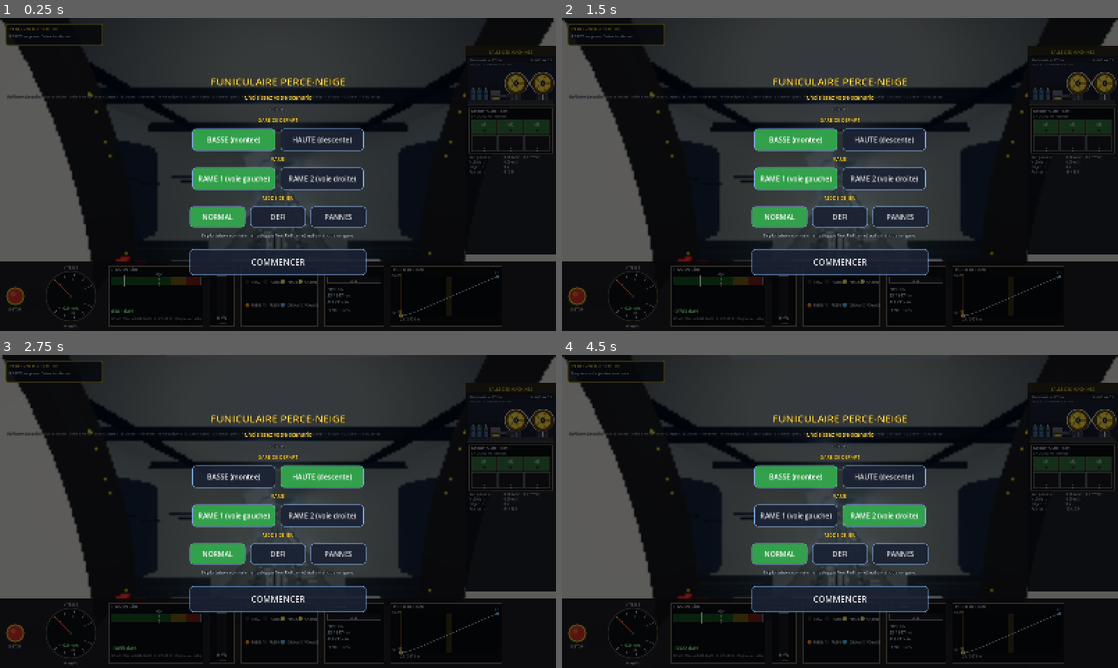
Above: before the commit, frames 1-4 (two rows, left to right).
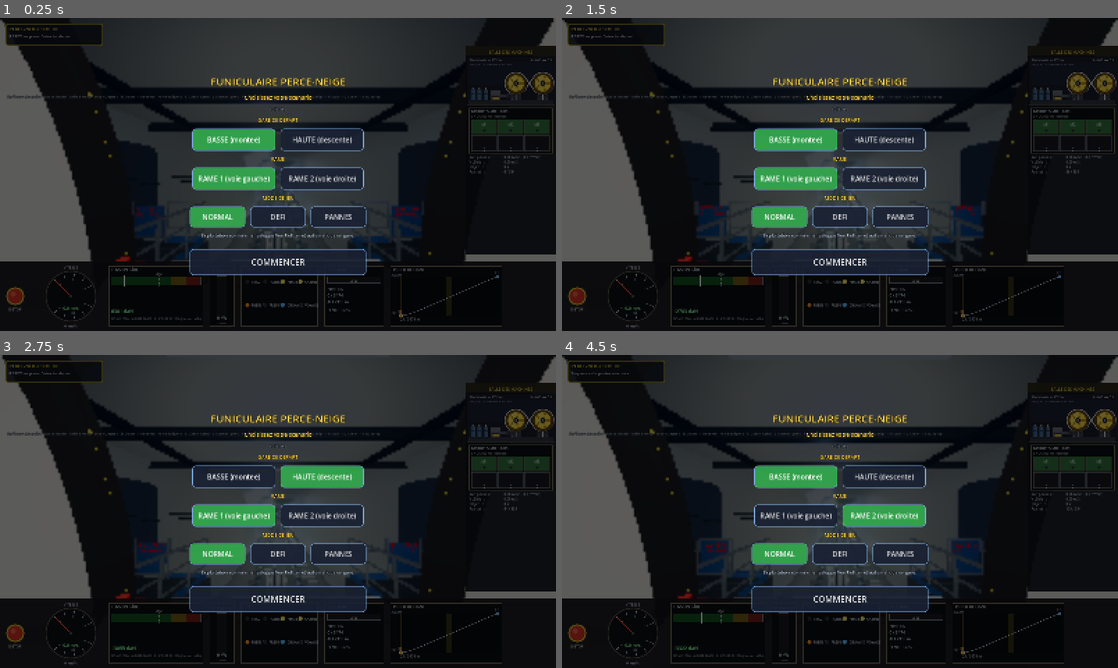
Above: after the commit, the same moments.

Repository: ARP273-ROSE/perce-neige-sim
Game: Godot game, scene res://scenes/main.tscn
Two runs of this game, one before a commit and one after it. Both use one fixed random seed, a clock stepped at 60 frames per second and the inputs below. Sound files missing from this copy of the repository are replaced by a short silence.
Inputs (mouse positions are in pixels of both pictures, inside the frame that each line leads up to):
- Up to frame 1 (0.25 s): no input
- Up to frame 2 (1.5 s): click "NORMAL" at 0.5 s; click "NORMAL" at 1.25 s
- Up to frame 3 (2.75 s): click "BASSE (montee)" at 2 s
- Up to frame 4 (4.5 s): click "HAUTE (descente)" at 2.75 s; click "RAME 1 (voie gauche)" at 3.5 s; tap Enter (ready_depart) at 4.25 s; move the mouse to (962, 495) at 4.27 s; hold D from 4.28 s (still down); tap Shift (emergency) at 4.35 s; click (962, 495) at 4.42 s

The runs differ from the first frame. In frame 1, 0.7% of the frame differs, in the area x 24-76%, y 60-92%; in frame 2, 1.0%; in frame 3, 1.0%; in frame 4, 1.0%, in the area x 25-76%, y 58-92%.

Commit message:
v1.15.64 — garde-corps de haut de quai, compteur et vitesse du pupitre, roues qui suivent la rame

Diff:
--- a/godot_project/bench_portes_3d.gd
+++ b/godot_project/bench_portes_3d.gd
@@ -161,9 +161,12 @@
 	var t_vide := -1.0
 	var t_ouvert := -1.0
 	var max_apres_vide := 0
+	var compteur: float = -1.0
 	while t < 200.0:
 		ph.step(dt)
 		t += dt
+		if ph.finished and compteur < 0.0:
+			compteur = PNConstants.distance_compteur(ph.s, ph.direction)
 		if ph.doors_open and t_ouvert < 0.0:
 			t_ouvert = t
 		if t_ouvert > 0.0 and not vide_vu and ph.pax_car1 == 0 and ph.pax_car2 == 0:
@@ -173,8 +176,12 @@
 			max_apres_vide = maxi(max_apres_vide, ph.pax_car1 + ph.pax_car2)
 		if vide_vu and t > t_vide + 20.0:
 			break
-	var ok := _verif("arrivée en haut : portes ouvertes puis rame vidée", vide_vu,
-		"ouverture à %.0f s, vide %.1f s après" % [t_ouvert, t_vide - t_ouvert])
+	var ok := _verif("compteur du pupitre à 3 474 m à l'arrivée (0 au départ)",
+		roundf(compteur) == PNConstants.LENGTH
+		and PNConstants.distance_compteur(PNConstants.START_S, 1) == 0.0,
+		"%.1f m" % compteur)
+	ok = _verif("arrivée en haut : portes ouvertes puis rame vidée", vide_vu,
+		"ouverture à %.0f s, vide %.1f s après" % [t_ouvert, t_vide - t_ouvert]) and ok
 	ok = _verif("puis embarquement de la descente (0 à 16 pax)", ph.direction < 0
 		and ph.pax_car1 + ph.pax_car2 <= 16 and ph.pax_car1 == ph.pax_t_car1,
 		"%d pax, cible %d" % [ph.pax_car1 + ph.pax_car2, ph.pax_t_car1 + ph.pax_t_car2]) and ok
--- a/godot_project/scripts/cabin.gd
+++ b/godot_project/scripts/cabin.gd
@@ -58,6 +58,7 @@
 var _pax_gear_prefix: Array = []   # par voiture : {ski: [int], pole: [int], board: [int]}
 var _pax_shown: Array = []      # par voiture : nombre affiché
 var _pax_noeuds: Array = []     # par voiture : nœud parent des passagers
+var _s_pos_roues: float = NAN   # abscisse dessinée à l'image précédente (roues)
 var _head_glow: float = 0.0     # phares halogènes : 0 éteint → 1 plein feu
 var _head_mat: StandardMaterial3D = null
 var head_energy: float = 12.0   # énergie du phare à plein feu (faisceau large depuis le 03/10)
@@ -1392,13 +1393,22 @@
 		if idx < _interior_cars.size():
 			(_interior_cars[idx] as Node3D).global_transform = xf_car
 
-	# Roues : rotation à v/R autour de l'essieu (axe X de la voiture).
-	# Roulement sans glissement, marche avant = −Z : ω = −v/R sur X.
-	var v_fwd: float = physics.v * float(physics.direction)
-	if absf(v_fwd) > 0.001 and not _wheels.is_empty():
-		var d_ang: float = -v_fwd * _delta / TrainBodyBuilder.WHEEL_R
-		for w in _wheels:
-			(w as Node3D).rotate_x(d_ang)
+	# Roues : roulement sans glissement autour de l'essieu (axe X de la
+	# voiture), marche avant = −Z → angle −d/R. d = déplacement RÉEL de la
+	# rame dessinée depuis l'image précédente, pas la vitesse de la poulie :
+	# la rame du bas qui recule pendant l'embarquement (affaissement du
+	# brin), l'oscillation du câble à l'arrêt, la rame qui dévale après une
+	# rupture font tourner leurs roues (retour du 06/10/2026 : « quand la
+	# rame du bas recule pendant l'embarquement, les roues n'ont pas l'air
+	# de tourner »). En marche : identique à v/R. Saut de position
+	# (nouveau voyage, scénario) : ignoré.
+	if not is_nan(_s_pos_roues) and not _wheels.is_empty():
+		var ds: float = s_pos - _s_pos_roues
+		if absf(ds) > 1e-5 and absf(ds) < maxf(2.0, 40.0 * _delta):
+			var d_ang: float = -ds * travel_sign / TrainBodyBuilder.WHEEL_R
+			for w in _wheels:
+				(w as Node3D).rotate_x(d_ang)
+	_s_pos_roues = s_pos
 
 	# Portes coulissantes (2026-09-26) : déboîtement (premier quart) puis
 	# glissement vers l'arrière, des DEUX côtés (retour d'essai : les deux
--- a/godot_project/scripts/cockpit_panel.gd
+++ b/godot_project/scripts/cockpit_panel.gd
@@ -152,7 +152,8 @@
 			var p_label: Vector2 = Vector2(cx + cos(ang) * (radius - 26.0), cy + sin(ang) * (radius - 22.0))
 			_draw_text_center(p_label, "%.0f" % v_tick, 9, Color(0.85, 0.88, 0.92))
 	# Aiguille
-	var v_kmh: float = absf(physics.v) * 3.6
+	var v_roues: float = absf(physics.vitesse_roues())
+	var v_kmh: float = v_roues * 3.6
 	var v_norm: float = clampf(v_kmh / v_max_kmh, 0.0, 1.0)
 	var needle_ang: float = lerpf(-PI * 0.75, PI * 0.75, v_norm)
 	var needle_end: Vector2 = Vector2(cx + cos(needle_ang) * (radius - 8.0), cy + sin(needle_ang) * (radius - 8.0))
@@ -162,7 +163,7 @@
 	# Lecture digitale : m/s dans le cadran (zone libre sous le moyeu),
 	# km/h SOUS le cadran — l'ancien placement à 0.78×R tombait sur les
 	# graduations du bas (retour d'essai 2026-07-13 : valeurs confondues).
-	_draw_text_center(Vector2(cx, cy + radius * 0.48), "%.1f m/s" % absf(physics.v), 13, Color(0.55, 1.0, 0.65))
+	_draw_text_center(Vector2(cx, cy + radius * 0.48), "%.1f m/s" % v_roues, 13, Color(0.55, 1.0, 0.65))
 	_draw_text_center(Vector2(cx, cy + radius + 16.0), "%.0f km/h" % v_kmh, 11, Color(0.85, 0.88, 0.92))
 	# Label
 	_draw_text_center(Vector2(cx, cy - radius - 12.0), "VITESSE", 11, label_color)
@@ -324,9 +325,10 @@
 	_draw_text_center(Vector2(bar_x + bar_w * 0.5, bar_y + 14.0), "%d %%" % int(pct * 100.0), 11, Color(1, 1, 1))
 
 	# Distance / altitude
-	var alt_cur: float = PNConstants.ALT_LOW + (physics.s / PNConstants.LENGTH) * (PNConstants.ALT_HIGH - PNConstants.ALT_LOW)
+	var alt_cur: float = SlopeProfile.altitude_at(physics.s)
 	_draw_text(Vector2(x + 8, y + 70.0), "POSITION", 10, label_color)
-	_draw_text(Vector2(x + 8, y + 88.0), "%.0f / %.0f m" % [physics.s, PNConstants.LENGTH], 12, Color(0.85, 0.95, 1.0))
+	_draw_text(Vector2(x + 8, y + 88.0), "%.0f / %.0f m" % [
+		PNConstants.distance_compteur(physics.s, physics.direction), PNConstants.LENGTH], 12, Color(0.85, 0.95, 1.0))
 	_draw_text(Vector2(x + 8, y + 106.0), "ALT %.0f m" % alt_cur, 11, Color(0.85, 0.95, 1.0))
 
 	# Slope (pente locale)
--- a/godot_project/scripts/constants.gd
+++ b/godot_project/scripts/constants.gd
@@ -28,6 +28,15 @@
 ## d'arrêt, cf. MIROIR_S).
 static func miroir(s_: float) -> float:
 	return MIROIR_S - s_
+
+
+## Compteur de distance du pupitre (fait de Kevin, 06/10/2026) : 0 m au
+## départ, 3 474 m à l'arrivée, quels que soient le sens et la rame — le
+## parcours d'arrêt à arrêt (STOP_S − START_S) ramené à LENGTH (même
+## calcul que distance_compteur du PC).
+static func distance_compteur(s_: float, direction: int) -> float:
+	var raw: float = (s_ - START_S) if direction > 0 else (STOP_S - s_)
+	return clampf(raw * LENGTH / (STOP_S - START_S), 0.0, LENGTH)
 
 
 static func safari_web() -> bool:
--- a/godot_project/scripts/mini_map.gd
+++ b/godot_project/scripts/mini_map.gd
@@ -134,7 +134,8 @@
 		draw_circle(p_ghost, 4.0, Color(0.30, 0.65, 1.0))
 
 		# Distance restante en bas
-		var dist_text: String = "%.0f / %.0f m" % [physics.s, PNConstants.LENGTH]
+		var dist_text: String = "%.0f / %.0f m" % [
+			PNConstants.distance_compteur(physics.s, physics.direction), PNConstants.LENGTH]
 		_draw_label(Vector2(padding, map_size.y - padding + 2), dist_text, Color(0.95, 0.95, 0.95))
 
 
--- a/godot_project/scripts/stations_builder.gd
+++ b/godot_project/scripts/stations_builder.gd
@@ -71,6 +71,9 @@
 	# ou l'autre selon le sens d'arrivée).
 	_build_platform(s_plat_start, s_plat_end, true, +1.0)
 	_build_platform(s_plat_start, s_plat_end, true, -1.0)
+	for sd in [-1.0, 1.0]:
+		_build_platform_barrier(s_plat_start, s_plat_end,
+			PNConstants.START_S + PNConstants.TRAIN_HALF, sd, true)
 	# Fosse sous la voie et le nez de la rame (photos 093522 / 094104) :
 	# caillebotis en fond, chaînes, et butoirs bleus à tête bois
 	_build_pit(PIT_LOW_START, PIT_LOW_END, false)
@@ -92,6 +95,9 @@
 
 	_build_platform(s_plat_start, s_plat_end, false, +1.0)
 	_build_platform(s_plat_start, s_plat_end, false, -1.0)
+	for sd in [-1.0, 1.0]:
+		_build_platform_barrier(s_plat_start, s_plat_end,
+			PNConstants.STOP_S + PNConstants.TRAIN_HALF, sd, false)
 	# Pas de fosse en haut (retour d'essai 2026-09-26) : butoirs bleus seuls
 	_build_bumper(s_bumper, false)
 	_build_room_dressing(tunnel.station_high_start + tunnel.station_room_transition,
@@ -207,6 +213,140 @@
 		mi_bands.cast_shadow = GeometryInstance3D.SHADOW_CASTING_SETTING_OFF
 		add_child(mi_bands)
 
+
+
+## Garde-corps du haut de quai (fait de Kevin, 06/10/2026, vidéo
+## d'arrivée en gare haute et photos 095443 / 095511) : en haut de la rame,
+## dans les deux gares, une barrière galvanisée à plinthe bleue longe la
+## voie depuis le nez de la rame arrêtée jusqu'au haut du quai, puis tourne
+## à angle droit pour fermer le quai, avec une porte réservée au
+## personnel. Montants verticaux, main courante et lisses parallèles à la
+## pente, plinthe qui suit les marches.
+const BARRIERE_H: float = 1.05          # main courante au-dessus du quai
+const BARRIERE_LISSES: Array = [0.38, 0.70]
+const BARRIERE_PAS: float = 1.25        # entre montants
+const PORTE_LARGEUR: float = 0.90
+
+
+func _build_platform_barrier(s_start: float, s_end: float, s_nez: float, side: float,
+		is_low: bool) -> void:
+	var galva: StandardMaterial3D = StandardMaterial3D.new()
+	galva.albedo_color = Color(0.72, 0.74, 0.76)
+	galva.roughness = 0.4
+	galva.metallic = 0.8
+	var bleu: StandardMaterial3D = StandardMaterial3D.new()
+	bleu.albedo_color = Color(0.12, 0.32, 0.62)
+	bleu.roughness = 0.5
+	bleu.metallic = 0.3
+	var nom: String = "Barriere_%s_%s" % ["low" if is_low else "high", "R" if side > 0.0 else "L"]
+	var racine: Node3D = Node3D.new()
+	racine.name = nom
+	add_child(racine)
+	var y_quai: float = FLOOR_Y_LOCAL + platform_height
+	var x_voie: float = side * (platform_inner_x + 0.06)
+	var x_mur: float = side * (platform_inner_x + platform_width - 0.05)
+	var s_a: float = clampf(s_nez, s_start, s_end - 0.2)
+	var s_b: float = s_end - 0.04
+	# dessus de la marche qui contient s (élévation MONDE, cf. _build_platform)
+	var dessus := func(s_: float) -> float:
+		var i: int = clampi(int(floor((s_ - s_start) / tread_depth)), 0, 100000)
+		var s_up: float = minf(s_start + float(i + 1) * tread_depth, s_end)
+		var xf_up: Transform3D = tunnel.transform_at(s_up)
+		return (xf_up.origin + xf_up.basis.y * y_quai).y
+	var boite := func(taille: Vector3, mat: Material, xf: Transform3D) -> void:
+		var mi: MeshInstance3D = MeshInstance3D.new()
+		var bm: BoxMesh = BoxMesh.new()
+		bm.size = taille
+		bm.material = mat
+		mi.mesh = bm
+		mi.transform = xf
+		mi.cast_shadow = GeometryInstance3D.SHADOW_CASTING_SETTING_OFF
+		racine.add_child(mi)
+	var montant := func(s_: float, x_: float, y_haut: float) -> void:
+		var xf: Transform3D = tunnel.transform_at(s_)
+		var droite: Vector3 = xf.basis.x
+		var b: Basis = Basis(droite, Vector3.UP, droite.cross(Vector3.UP)).orthonormalized()
+		var pied: float = dessus.call(s_)
+		var p: Vector3 = xf.origin + droite * x_
+		p.y = (pied + y_haut) * 0.5
+		boite.call(Vector3(0.05, y_haut - pied, 0.05), galva, Transform3D(b, p))
+
+	# 1. le long de la voie : du nez de la rame au haut du quai
+	var long: float = s_b - s_a
+	if long > 0.1:
+		var xm: Transform3D = tunnel.transform_at((s_a + s_b) * 0.5)
+		for h in [BARRIERE_H] + BARRIERE_LISSES:
+			var ep: float = 0.05 if h == BARRIERE_H else 0.035
+			var o: Vector3 = xm.origin + xm.basis.x * x_voie + xm.basis.y * (y_quai + h)
+			boite.call(Vector3(ep, ep, long), galva, Transform3D(xm.basis, o))
+		var n_m: int = maxi(1, int(ceil(long / BARRIERE_PAS)))
+		for i in range(n_m + 1):
+			var s_m: float = lerpf(s_a, s_b, float(i) / float(n_m))
+			var xf_m: Transform3D = tunnel.transform_at(s_m)
+			montant.call(s_m, x_voie, (xf_m.origin + xf_m.basis.y * (y_quai + BARRIERE_H)).y)
+		# plinthe bleue, marche par marche
+		var s_p: float = s_a
+		while s_p < s_b - 0.01:
+			var i: int = int(floor((s_p - s_start) / tread_depth))
+			var s_q: float = minf(s_start + float(i + 1) * tread_depth, s_b)
+			var xf_p: Transform3D = tunnel.transform_at((s_p + s_q) * 0.5)
+			var dr: Vector3 = xf_p.basis.x
+			var bl: Basis = Basis(dr, Vector3.UP, dr.cross(Vector3.UP)).orthonormalized()
+			var c: Vector3 = xf_p.origin + dr * x_voie
+			c.y = dessus.call((s_p + s_q) * 0.5) + 0.08
+			boite.call(Vector3(0.015, 0.16, s_q - s_p), bleu, Transform3D(bl, c))
+			s_p = s_q
+
+	# 2. en travers du haut du quai, avec la porte réservée au personnel
+	var xf_b: Transform3D = tunnel.transform_at(s_b)
+	var dr_b: Vector3 = xf_b.basis.x
+	var lb: Basis = Basis(dr_b, Vector3.UP, dr_b.cross(Vector3.UP)).orthonormalized()
+	var pied_b: float = dessus.call(s_b - 0.1)
+	var x_porte0: float = (x_voie + x_mur) * 0.5 - side * PORTE_LARGEUR * 0.5
+	var x_porte1: float = x_porte0 + side * PORTE_LARGEUR
+	for seg in [[x_voie, x_porte0], [x_porte1, x_mur]]:
+		var xa: float = seg[0]
+		var xb: float = seg[1]
+		var w: float = absf(xb - xa)
+		var cx: Vector3 = xf_b.origin + dr_b * ((xa + xb) * 0.5)
+		for h in [BARRIERE_H] + BARRIERE_LISSES:
+			var ep2: float = 0.05 if h == BARRIERE_H else 0.035
+			var o2: Vector3 = cx
+			o2.y = pied_b + h
+			boite.call(Vector3(w, ep2, ep2), galva, Transform3D(lb, o2))
+		var o3: Vector3 = cx
+		o3.y = pied_b + 0.08
+		boite.call(Vector3(w, 0.16, 0.015), bleu, Transform3D(lb, o3))
+		for xx in [xa, xb]:
+			montant.call(s_b, xx, pied_b + BARRIERE_H)
+	# la porte : cadre galvanisé, panneau bleu, plaque « réservé au personnel »
+	var cp: Vector3 = xf_b.origin + dr_b * ((x_porte0 + x_porte1) * 0.5)
+	var lp: float = PORTE_LARGEUR - 0.08
+	for h in [0.12, BARRIERE_H - 0.05]:
+		var o4: Vector3 = cp
+		o4.y = pied_b + h
+		boite.call(Vector3(lp, 0.04, 0.04), galva, Transform3D(lb, o4))
+	var o5: Vector3 = cp
+	o5.y = pied_b + 0.12 + (BARRIERE_H - 0.17) * 0.5
+	boite.call(Vector3(lp - 0.06, BARRIERE_H - 0.25, 0.012), bleu, Transform3D(lb, o5))
+	var o6: Vector3 = cp - lb.z * 0.012
+	o6.y = pied_b + 0.80
+	boite.call(Vector3(0.36, 0.17, 0.006), galva, Transform3D(lb, o6))
+	var plaque: Label3D = Label3D.new()
+	plaque.text = "RÉSERVÉ AU\nPERSONNEL"
+	plaque.font_size = 40
+	plaque.pixel_size = 0.0028
+	plaque.modulate = Color(0.75, 0.08, 0.06)
+	plaque.outline_size = 0
+	# face tournée vers le quai (vers l'aval de la ligne)
+	var face: Vector3 = xf_b.basis.z
+	var pb: Basis = Basis(dr_b * (1.0 if face.dot(lb.z) > 0.0 else -1.0), Vector3.UP, Vector3.ZERO)
+	pb.z = pb.x.cross(Vector3.UP).normalized()
+	if pb.z.dot(face) < 0.0:
+		pb.x = -pb.x
+		pb.z = -pb.z
+	plaque.transform = Transform3D(pb.orthonormalized(), cp + face * 0.02 + Vector3(0.0, pied_b + 0.80 - cp.y, 0.0))
+	racine.add_child(plaque)
 
 
 # ---------------------------------------------------------------------------
--- a/godot_project/scripts/train_physics.gd
+++ b/godot_project/scripts/train_physics.gd
@@ -1320,6 +1320,14 @@
 	return el_x1
 
 
+# Vitesse de la rame elle-même, celle des roues que lit l'indicateur de
+# vitesse du pupitre (fait de Kevin, 06/10/2026) : la poulie plus
+# l'oscillation élastique de la rame au bout de son brin — elle s'écarte de
+# la vitesse de la machinerie dans les régimes transitoires.
+func vitesse_roues() -> float:
+	return v + el_v1
+
+
 # Séquence de départ réelle, en TROIS phases successives :
 #   1. annonce « fermeture des portes » (7,5 s — durée du fichier 01,
 #      portes encore OUVERTES)
--- a/godot_project/shot_orbite.gd
+++ b/godot_project/shot_orbite.gd
@@ -125,9 +125,9 @@
 		var lat: float
 		var dy: float
 		if _cadre == "quai":
-			# bout du quai côté voie : en bas après le nez, en haut avant l'arrière
-			s_v = PNConstants.QUAI_HAUT_DEBUT_S if haut else PNConstants.QUAI_BAS_FIN_S
-			s_c = s_v + (6.0 if haut else -6.0)
+			# haut du quai, côté nez de la rame (garde-corps et porte)
+			s_v = PNConstants.QUAI_HAUT_FIN_S if haut else PNConstants.QUAI_BAS_FIN_S
+			s_c = s_v - 6.0
 			lat = 4.5
 			dy = 1.6
 		else:
Not shown, changed: CHANGELOG.md
Not shown, changed: VERSION
Not shown, changed: perce_neige_sim.py
Not shown, changed: tests/test_physics.py
